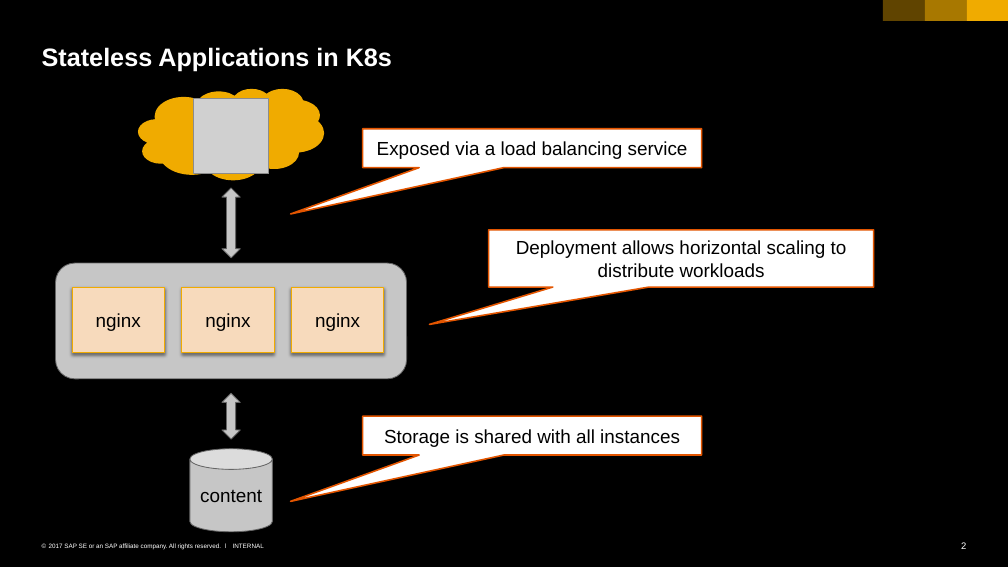
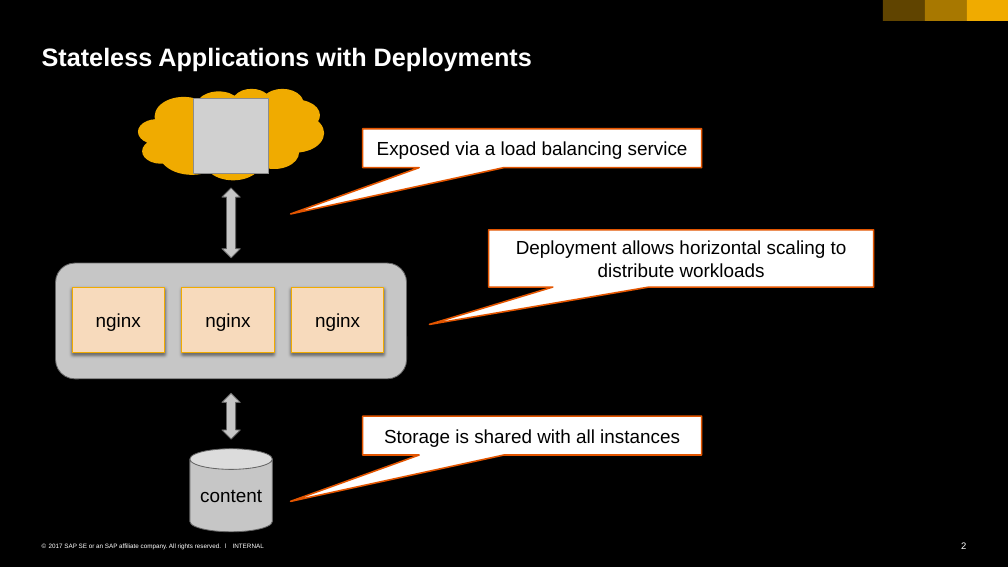
Before and after one commit to cuijiyao01/docker-k8s-training, a slide deck: slide 2 of kubernetes/10_statefulset.pptx. Drawn at 1008x567 pixels with LibreOffice and Linux fonts; fonts in the diff are those of the drawing; grey boxes stand for pictures. Boxes give left, top, right and bottom in pixels: in the first picture for what was removed or moved away, otherwise in the second. Text is boxed around its words. In the diff, an @@ line names an element or a change of style, - is before the commit and + after.

Commit message:
stateful apps with deployments

```diff
--- a/kubernetes/10_statefulset.pptx
+++ b/kubernetes/10_statefulset.pptx
@@ title at (42, 47, 532, 72): text changed @@
-Stateless Applications in K8s
+Stateless Applications with Deployments
```
Also in this commit, not shown: 1 other slide changed, 1 slide added.
